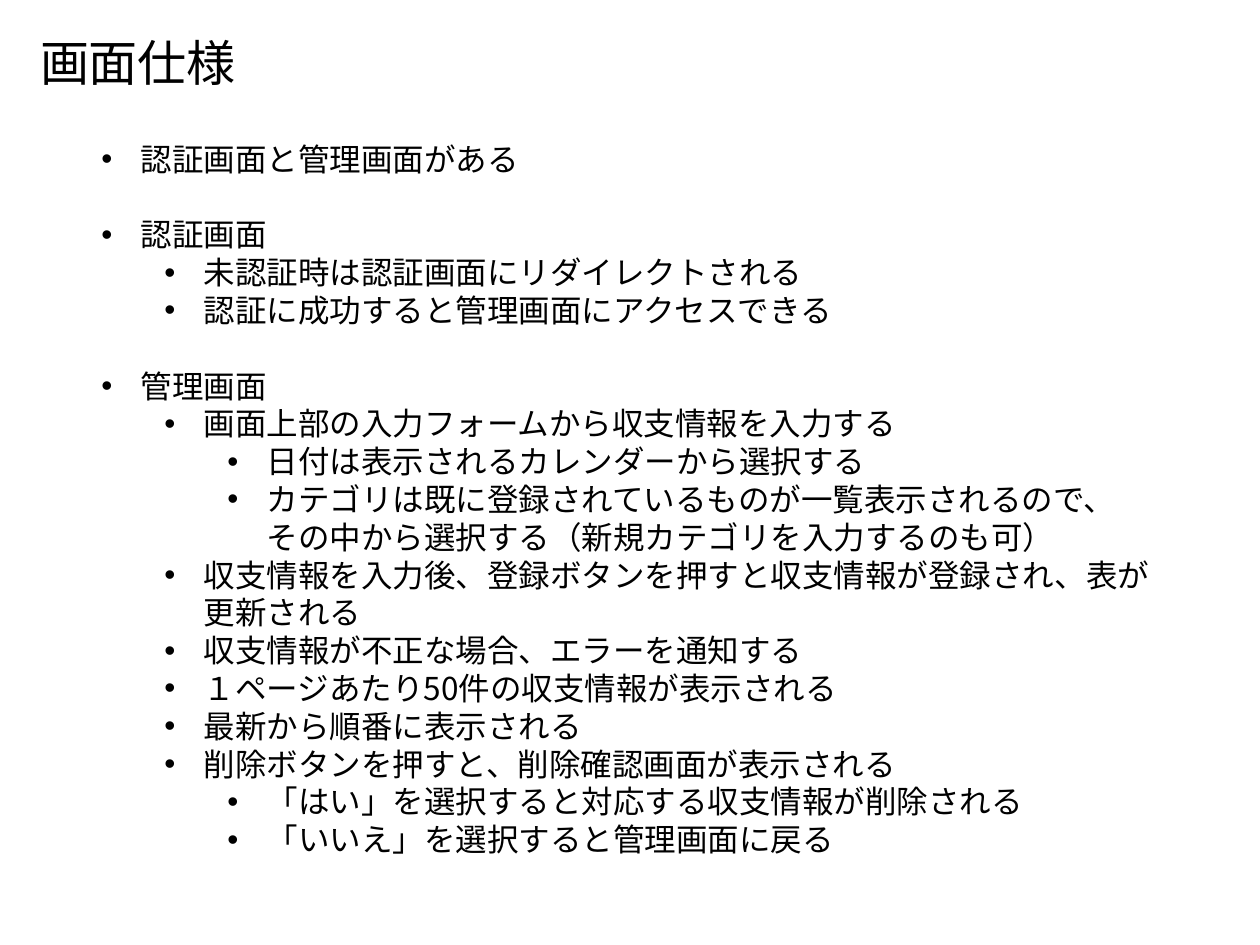
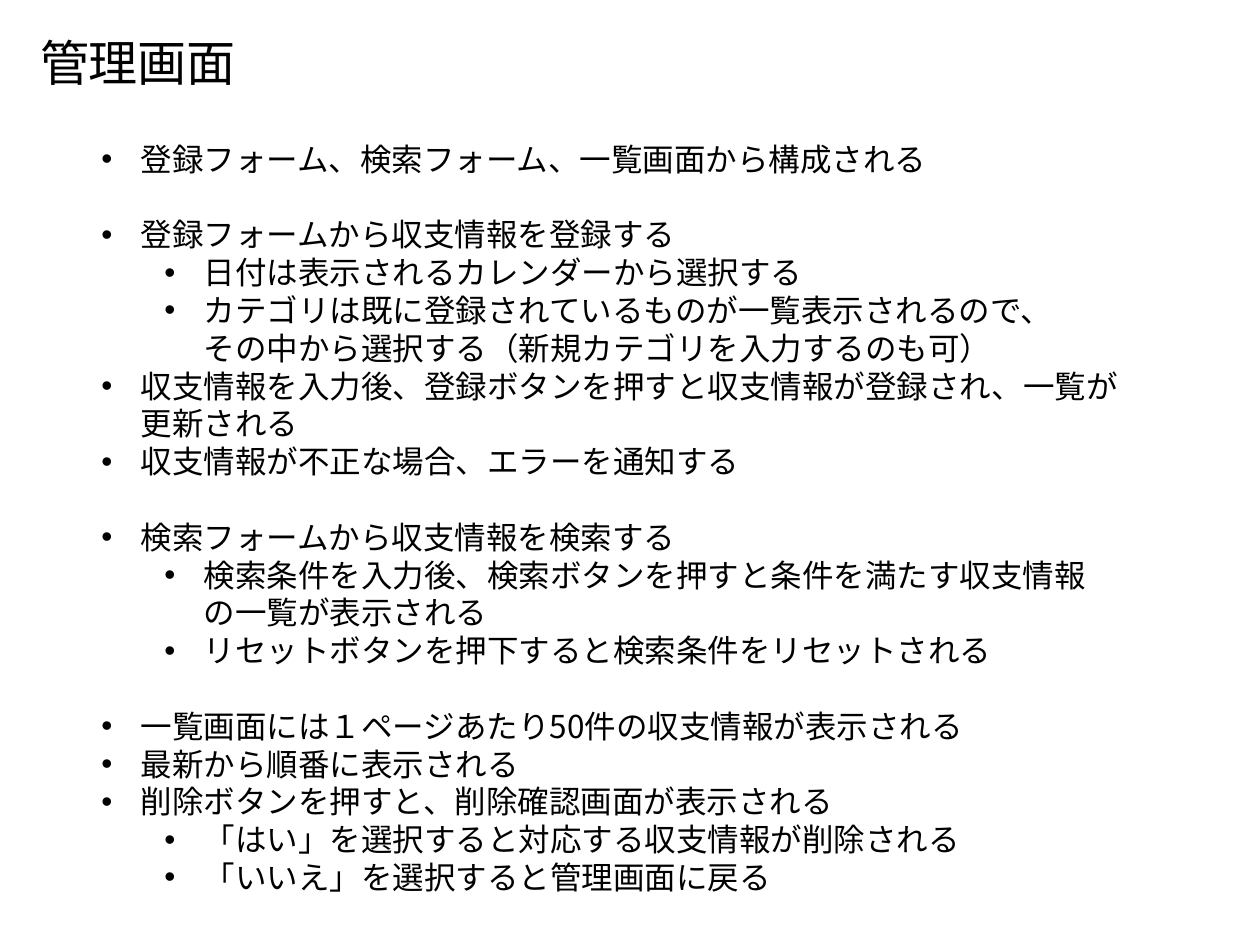
Before and after one commit to Leonis0813/chort, a slide deck: slide 3 of payment_manager/bin/algieba.pptx (slide 2 before the commit). Drawn at 1260x945 pixels with LibreOffice and Linux fonts; fonts in the diff are those of the drawing. Boxes give left, top, right and bottom in pixels: in the first picture for what was removed or moved away, otherwise in the second. Text is boxed around its words. In the diff, an @@ line names an element or a change of style, - is before the commit and + after.

Commit message:
update ui

```diff
--- a/payment_manager/bin/algieba.pptx
+++ b/payment_manager/bin/algieba.pptx
@@ text at [40,39,236,85]: text changed @@
-画面仕様
+管理画面
@@ text at [141,144,927,249]: text changed @@
-• 認証画面と管理画面がある
-• 認証画面
-  • 未認証時は認証画面にリダイレクトされる
-  • 認証に成功すると管理画面にアクセスできる
-• 管理画面
-  • 画面上部の入力フォームから収支情報を入力する
+• 登録フォーム、検索フォーム、一覧画面から構成される
+• 登録フォームから収支情報を登録する
@@ text at [141,257,1052,892]: list level 3 to 2 in "日付は表示されるカレンダーから選択する"; list level 3 to 2 in "カテゴリは既に登録されているものが一覧表示されるので、 その中から選択する（新規カテゴリを入力するのも可）"; list level 2 to 1 in "収支情報が不正な場合、エラーを通知する"; list level 2 to 1 in "最新から順番に表示される"; list level 2 to 1 in "削除ボタンを押すと、削除確認画面が表示される"; list level 3 to 2 in "「はい」を選択すると対応する収支情報が削除される"; list level 3 to 2 in "「いいえ」を選択すると管理画面に戻る" @@
@@ text at [141,371,1118,438]: text changed @@
-  • 収支情報を入力後、登録ボタンを押すと収支情報が登録され、表が
-    更新される
+• 収支情報を入力後、登録ボタンを押すと収支情報が登録され、一覧が
+  更新される
@@ text at [141,522,1086,741]: text changed @@
-  • １ページあたり50件の収支情報が表示される
+• 検索フォームから収支情報を検索する
+  • 検索条件を入力後、検索ボタンを押すと条件を満たす収支情報
+    の一覧が表示される
+  • リセットボタンを押下すると検索条件をリセットされる
+• 一覧画面には１ページあたり50件の収支情報が表示される
```
Also in this commit, not shown: 6 other slides changed, 1 slide added.
